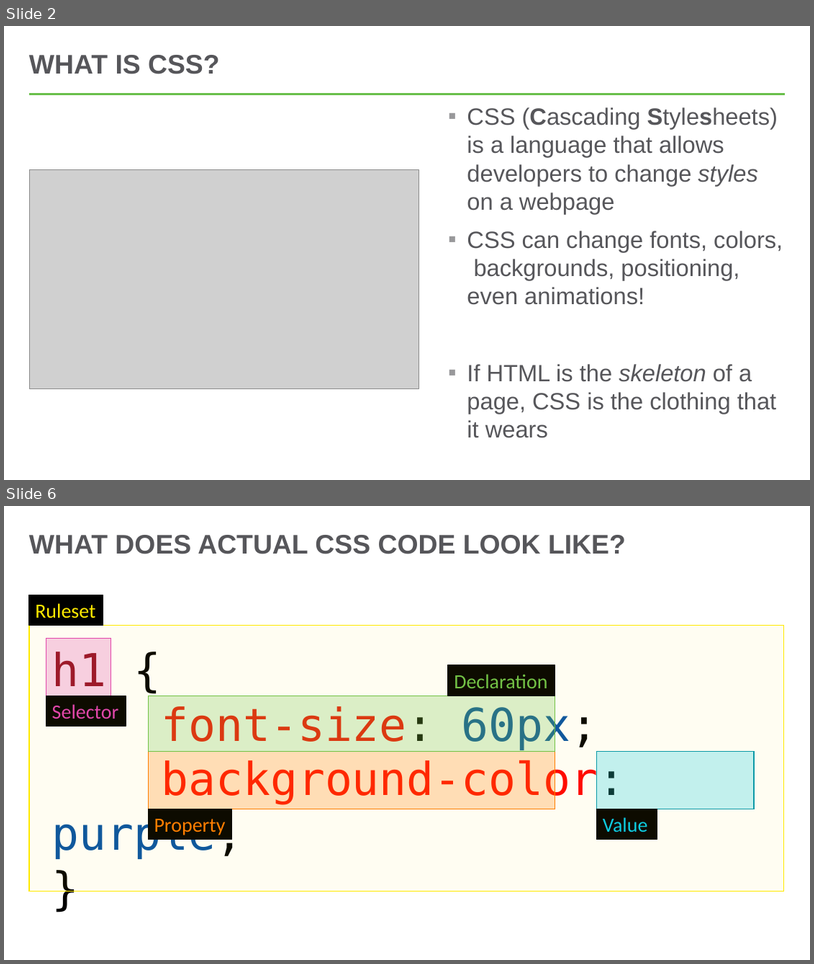
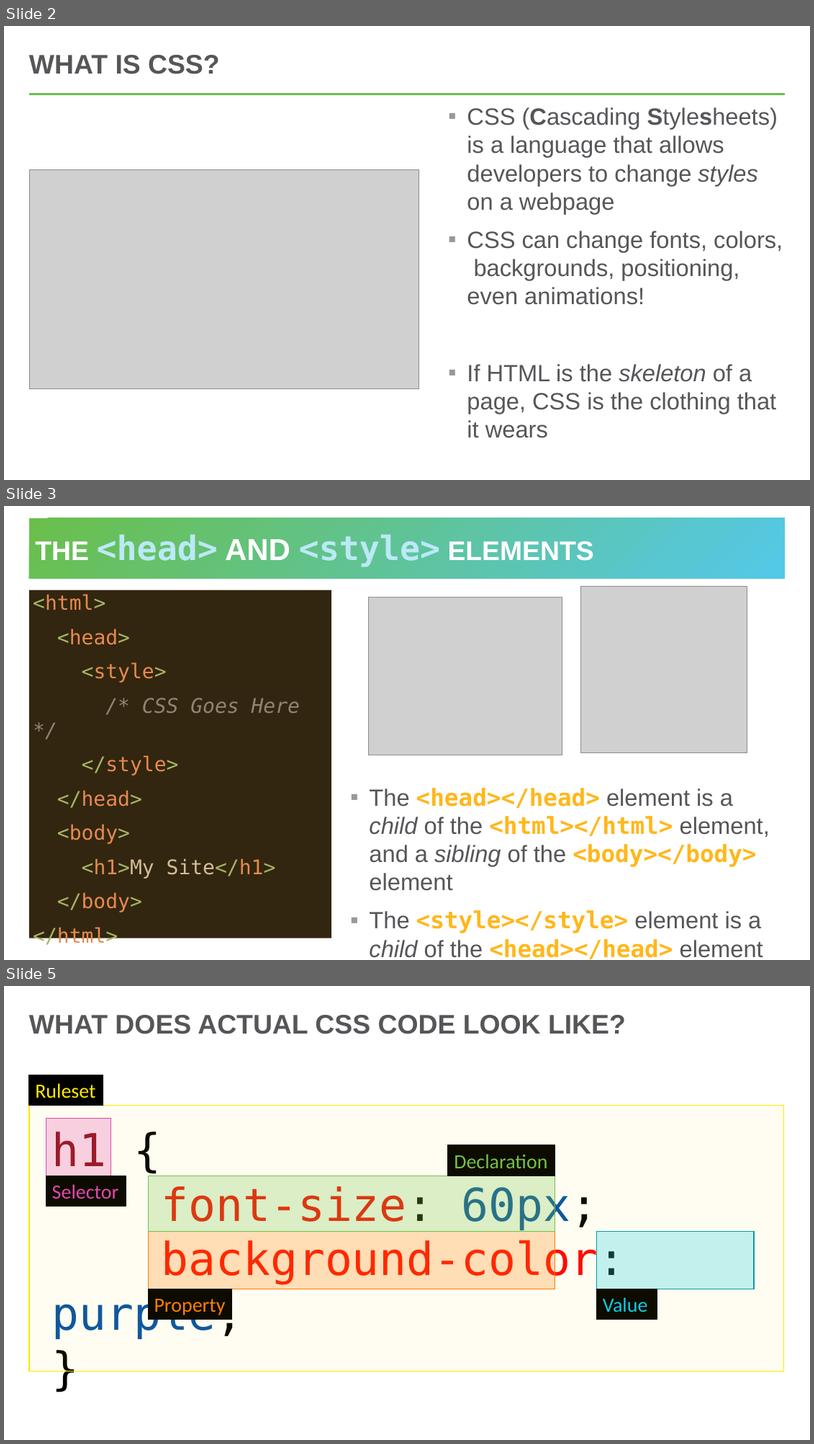
Before and after one commit to hylandtechoutreach/ucs, a slide deck: CssIntro/HelloCss.pptx. Shown one above the other, each under a label of ours: slides 2 and 6 before the commit, slides 2, 3 and 5 after it; the slides between them are not shown. The pictures are 814x964 and 814x1444 pixels, drawn with LibreOffice and Linux fonts; fonts in the diff are those of the drawing; grey boxes stand for pictures. Boxes give left, top, right and bottom in pixels: in the first picture for what was removed or moved away, otherwise in the second. Text is boxed around its words. In the diff, an @@ line names an element or a change of style, - is before the commit and + after.

Commit message:
css intro use style element

```diff
--- a/CssIntro/HelloCss.pptx
+++ b/CssIntro/HelloCss.pptx
@@ slide 3 added at [4,506,810,960], background #FFFFFF @@
@@ title added at [29,518,786,579], fill gradient #6ABF4B to #54C8E8, 40 pt, text #FFFFFF, bold @@
+THE <head> AND <style> ELEMENTS
@@ text added at [29,590,332,938], fill #322610, 24 pt, text #E78A4E @@
+<html>
+<head>
+<style>
+/* CSS Goes Here */
+</style>
+</head>
+<body>
+<h1>My Site</h1>
+</body>
+</html>
@@ picture added at [581,586,748,752] @@
@@ picture added at [369,597,563,754] @@
@@ text added at [369,788,770,959], 28 pt, text #56565A @@
+▪ The <head></head> element is a child of the <html></html> element, and a sibling of the <body></body> element
+▪ The <style></style> element is a child of the <head></head> element
@@ what was slide 6 is now slide 5 @@
```
Also in this commit, not shown: 2 slides changed, 2 slides removed.
